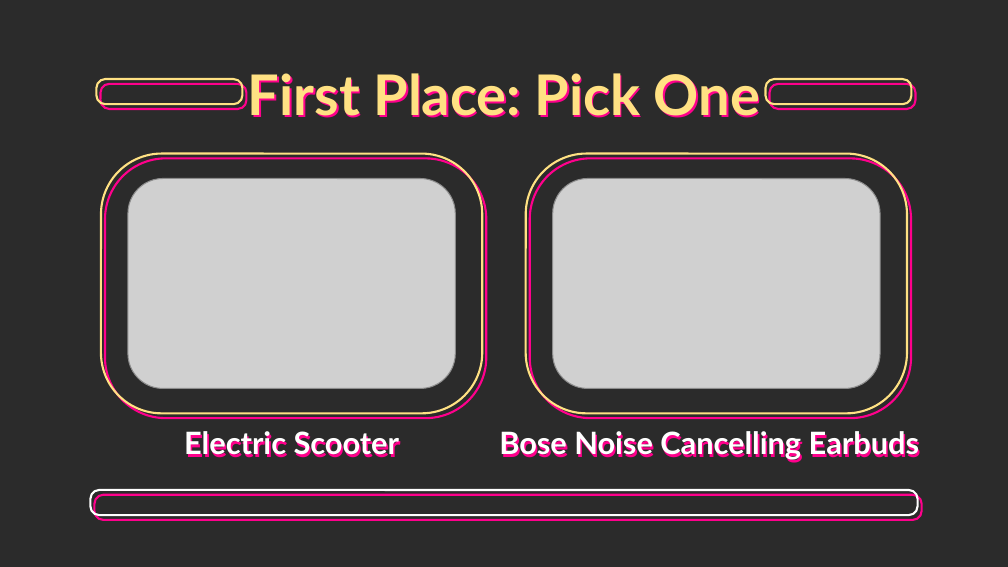
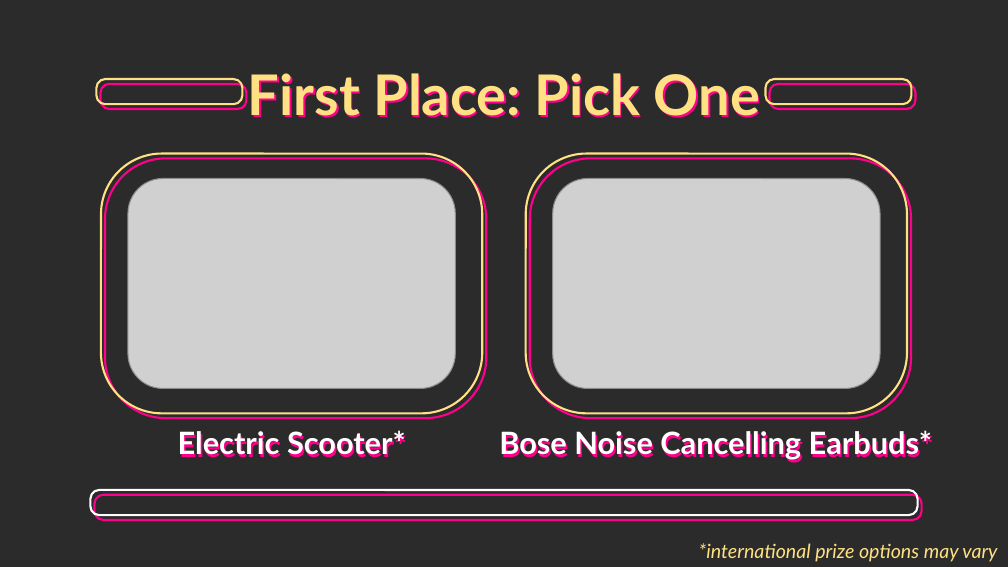
Before and after one commit to hylandtechoutreach/hackathon, a slide deck: slide 7 of MainEvents/Prizes.pptx. Drawn at 1008x567 pixels with LibreOffice and Linux fonts; fonts in the diff are those of the drawing; grey boxes stand for pictures; background and template pictures are left out; a plain dark background stands for a picture behind light text. Boxes give left, top, right and bottom in pixels: in the first picture for what was removed or moved away, otherwise in the second. Text is boxed around its words. In the diff, an @@ line names an element or a change of style, - is before the commit and + after.

Commit message:
international prizes

```diff
--- a/MainEvents/Prizes.pptx
+++ b/MainEvents/Prizes.pptx
@@ title at [178, 430, 406, 458]: text changed @@
-Electric Scooter
+Electric Scooter*
@@ text at [499, 430, 932, 460]: text changed @@
-Bose Noise Cancelling Earbuds
+Bose Noise Cancelling Earbuds*
@@ text added at [699, 543, 997, 562], 14 pt, text #FFE183, italic @@
+*international prize options may vary
```
Also in this commit, not shown: 2 other slides changed.
